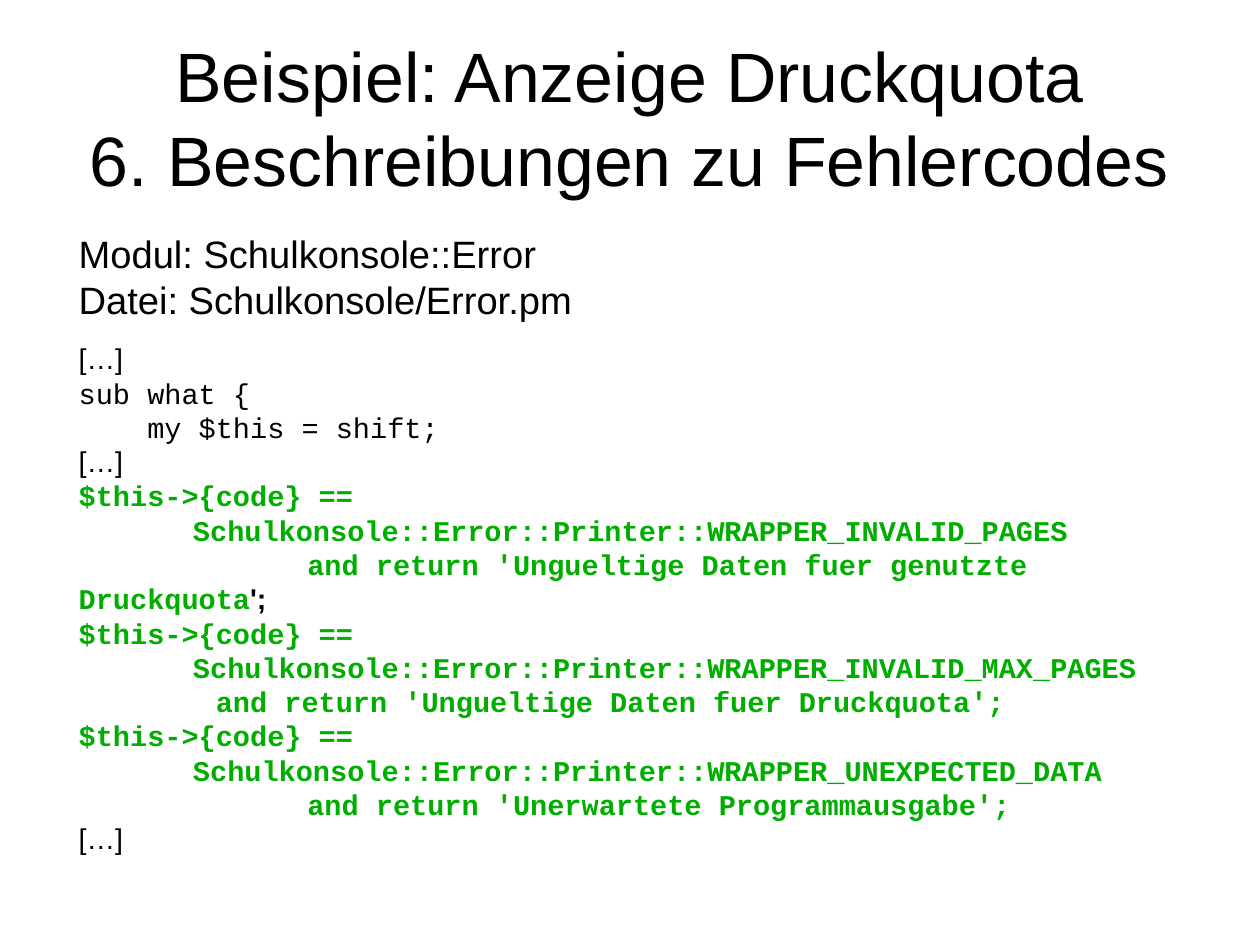
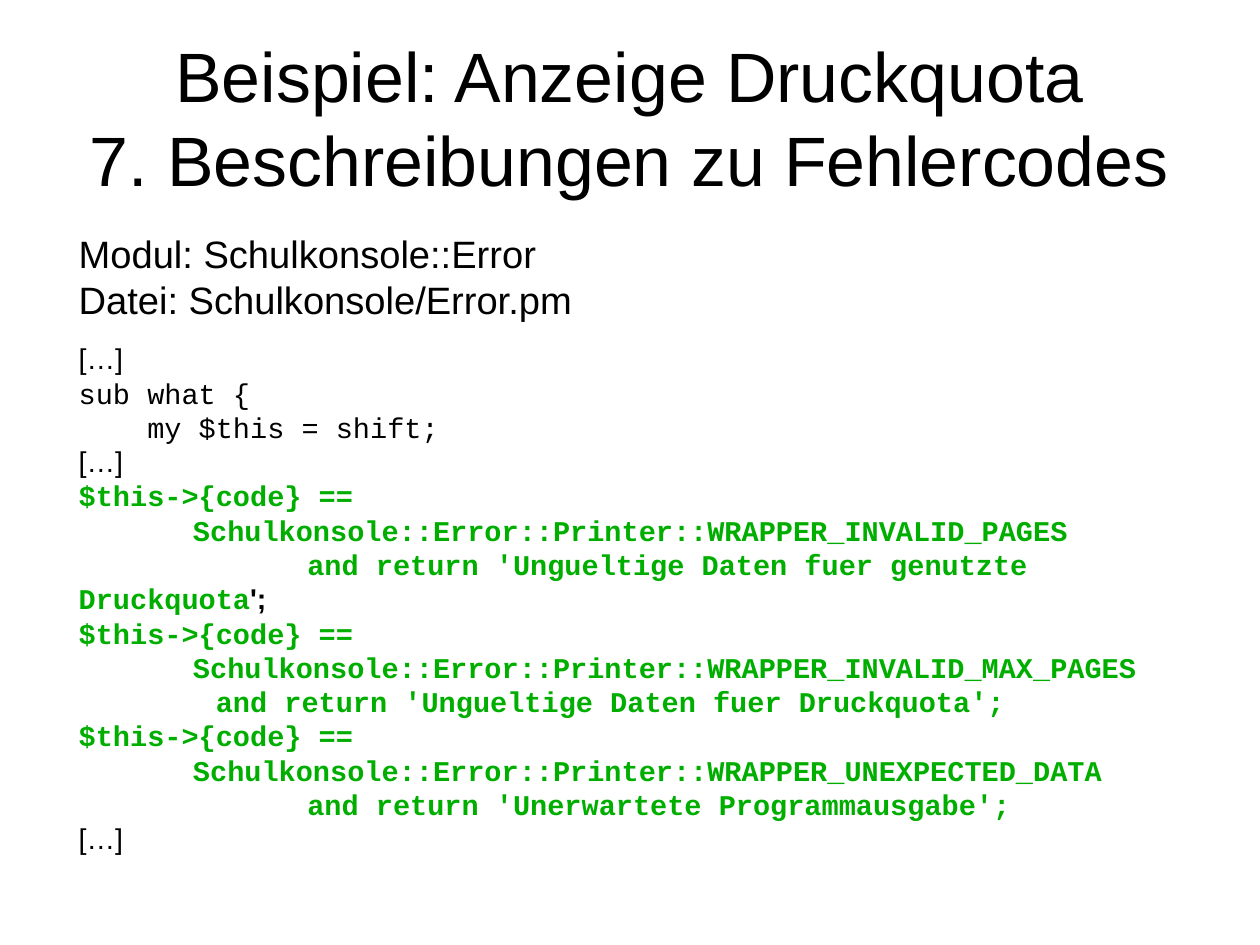
Before and after one commit to linuxmuster/linuxmuster-schulkonsole, a slide deck: slide 32 of doc/praesentation-2012.odp. Drawn at 1260x945 pixels with LibreOffice and Linux fonts; fonts in the diff are those of the drawing. Boxes give left, top, right and bottom in pixels: in the first picture for what was removed or moved away, otherwise in the second. Text is boxed around its words. In the diff, an @@ line names an element or a change of style, - is before the commit and + after.

```diff
--- a/doc/praesentation-2012.odp
+++ b/doc/praesentation-2012.odp
@@ title at (90, 51, 1168, 199): text changed @@
-Beispiel: Anzeige Druckquota
-6. Beschreibungen zu Fehlercodes
+Beispiel: Anzeige Druckquota
+7. Beschreibungen zu Fehlercodes
```
Also in this commit, not shown: 5 other slides changed, 1 slide added.
